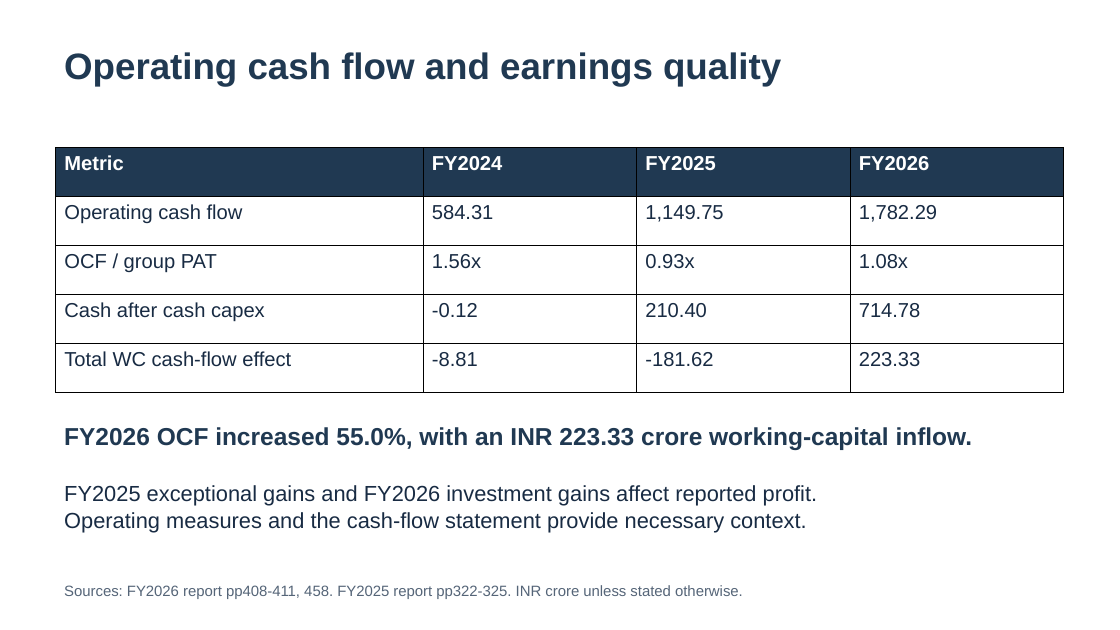
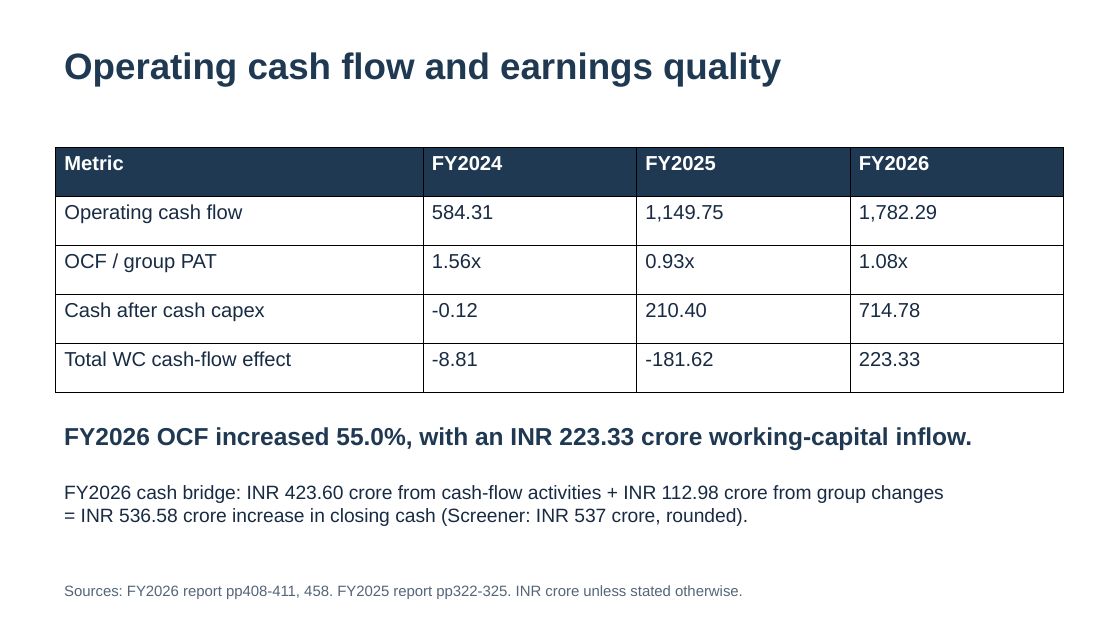
Before and after one commit to Hisham1920/dixon-cash-conversion-case-study, a slide deck: slide 3 of reports/Dixon_Recommendation_Deck.pptx. Drawn at 1120x630 pixels with LibreOffice and Linux fonts; fonts in the diff are those of the drawing. Boxes give left, top, right and bottom in pixels: in the first picture for what was removed or moved away, otherwise in the second. Text is boxed around its words. In the diff, an @@ line names an element or a change of style, - is before the commit and + after.

Commit message:
Finalize cash-flow reconciliation and working-capital recommendations

```diff
--- a/reports/Dixon_Recommendation_Deck.pptx
+++ b/reports/Dixon_Recommendation_Deck.pptx
@@ text at (64, 485, 944, 526): text changed; size 18.8 to 16.5 pt @@
-FY2025 exceptional gains and FY2026 investment gains affect reported profit.
-Operating measures and the cash-flow statement provide necessary context.
+FY2026 cash bridge: INR 423.60 crore from cash-flow activities + INR 112.98 crore from group changes
+= INR 536.58 crore increase in closing cash (Screener: INR 537 crore, rounded).
```
Also in this commit, not shown: 1 other slide changed, 4 other files.
